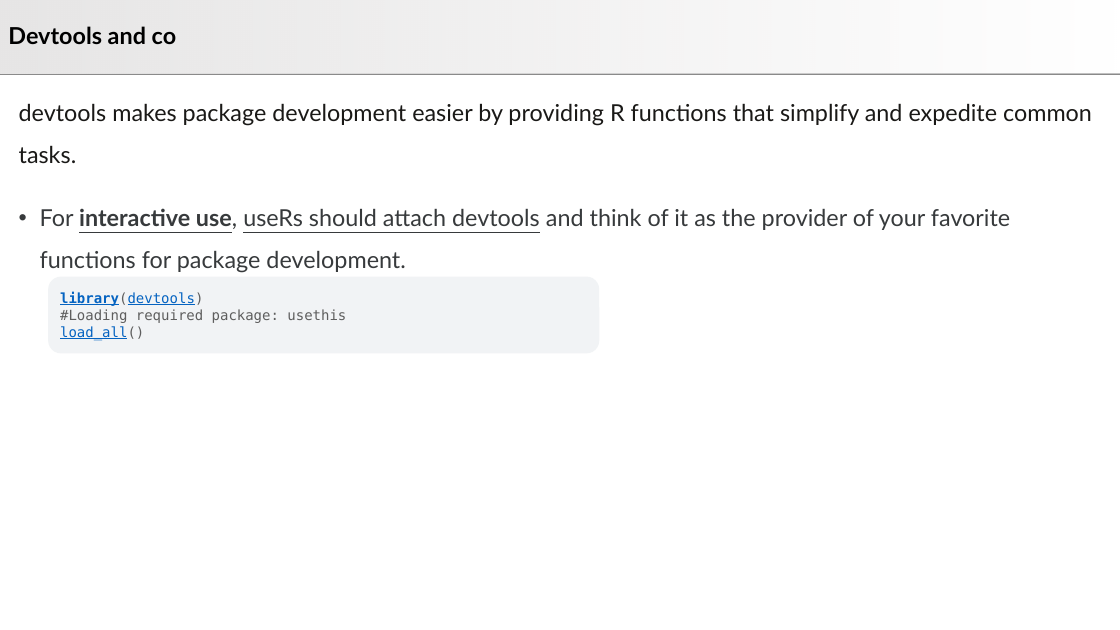
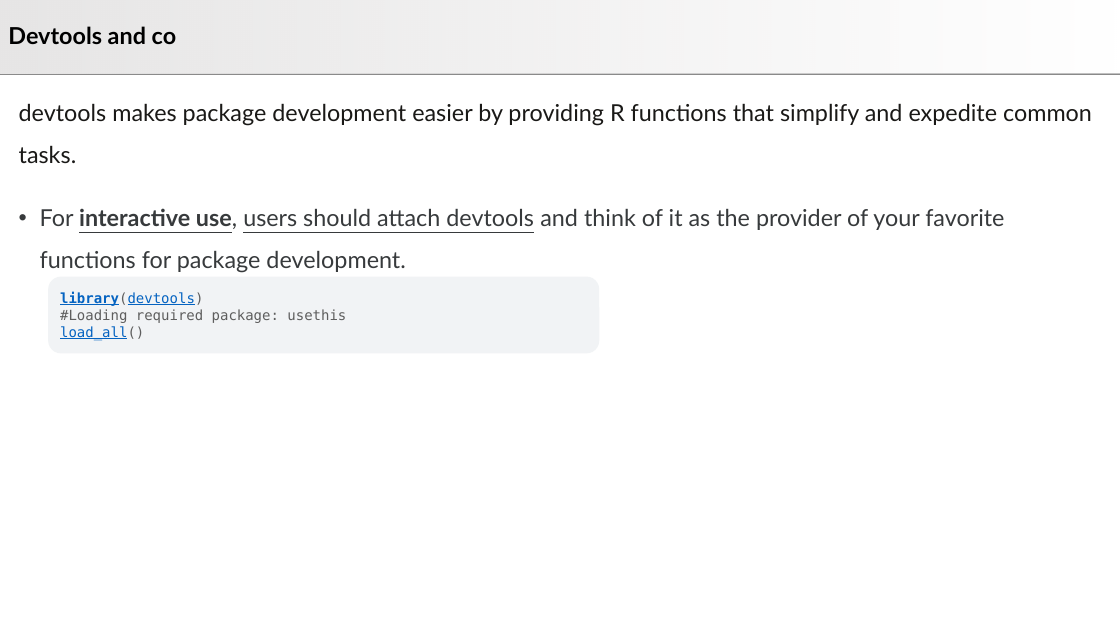
Before and after one commit to js2264/Bioc-workshop, a slide deck: slide 5 of static/Presentations/3_Developer-toolkit.pptx. Drawn at 1120x630 pixels with LibreOffice and Linux fonts; fonts in the diff are those of the drawing. Boxes give left, top, right and bottom in pixels: in the first picture for what was removed or moved away, otherwise in the second. Text is boxed around its words. In the diff, an @@ line names an element or a change of style, - is before the commit and + after.

```diff
--- a/static/Presentations/3_Developer-toolkit.pptx
+++ b/static/Presentations/3_Developer-toolkit.pptx
@@ text at (40, 208, 1004, 273): text changed @@
-• For interactive use, useRs should attach devtools and think of it as the provider of your favorite functions for package development.
+• For interactive use, users should attach devtools and think of it as the provider of your favorite functions for package development.
```
Also in this commit, not shown: 3 other slides changed, 2 slides removed, 3 other files.
